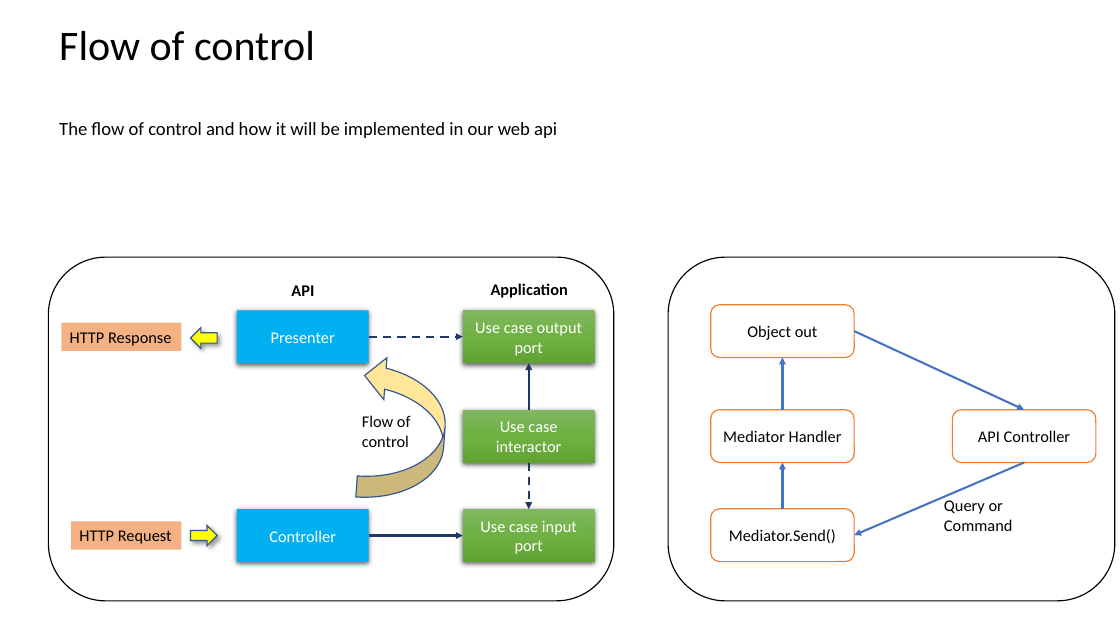
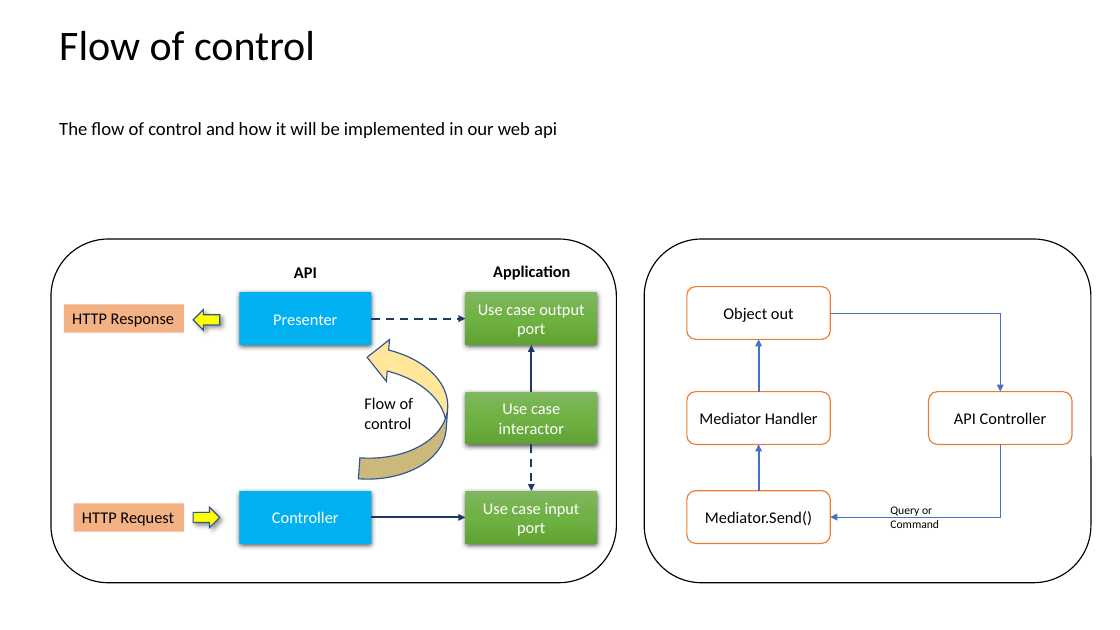
Before and after one commit to sundarkurs/DigitalAssets, a slide deck: slide 5 of Design/Digital Asset - Design.pptx. Drawn at 1120x630 pixels with LibreOffice and Linux fonts; fonts in the diff are those of the drawing. Boxes give left, top, right and bottom in pixels: in the first picture for what was removed or moved away, otherwise in the second. Text is boxed around its words. In the diff, an @@ line names an element or a change of style, - is before the commit and + after.

```diff
--- a/Design/Digital Asset - Design.pptx
+++ b/Design/Digital Asset - Design.pptx
@@ text "API": place and size @@
-text "API" at (291, 285, 314, 296)
+text "API" at (294, 267, 317, 278)
@@ 3 rectangles, 2 arrows, 1 text, 1 rounded rectangle, 1 right arrow, 1 left arrow: place and size @@
-3 rectangles, 2 arrows, 1 text, 1 rounded rectangle, 1 right arrow, 1 left arrow at (49, 257, 614, 601)
+3 rectangles, 2 arrows, 1 text, 1 rounded rectangle, 1 right arrow, 1 left arrow at (51, 239, 617, 583)
@@ elbow arrow added from (831, 313) to (1001, 392), #4472C4 0.5 pt @@
@@ curved up arrow: place and size @@
-curved up arrow at (356, 354, 450, 503)
+curved up arrow at (359, 337, 453, 485)
@@ 2 rectangles, 2 arrows, 1 text: place and size @@
-2 rectangles, 2 arrows, 1 text at (61, 283, 568, 550)
+2 rectangles, 2 arrows, 1 text at (64, 265, 570, 532)
@@ 5 rounded rectangles, 2 arrows: place and size @@
-5 rounded rectangles, 2 arrows at (668, 257, 1115, 601)
+5 rounded rectangles, 2 arrows at (644, 239, 1091, 583)
@@ arrow removed from (854, 331) to (1024, 410) @@
@@ elbow arrow added from (1001, 444) to (831, 518), #4472C4 0.5 pt @@
@@ arrow removed from (1024, 463) to (854, 535) @@
@@ rectangle "Controller": place and size @@
-rectangle "Controller" at (237, 509, 369, 562)
+rectangle "Controller" at (239, 492, 371, 544)
@@ rectangle "Use case input port": place and size @@
-rectangle "Use case input port" at (463, 509, 595, 562)
+rectangle "Use case input port" at (465, 492, 597, 544)
@@ text "Query or": place and size @@
-text "Query or" at (944, 500, 1012, 531)
+text "Query or" at (890, 506, 939, 528)
@@ text "Query or" at (890, 506, 939, 528): size 14 to 10 pt @@
```
Also in this commit, not shown: 3 other slides changed, 3 slides added, 12 other files.
